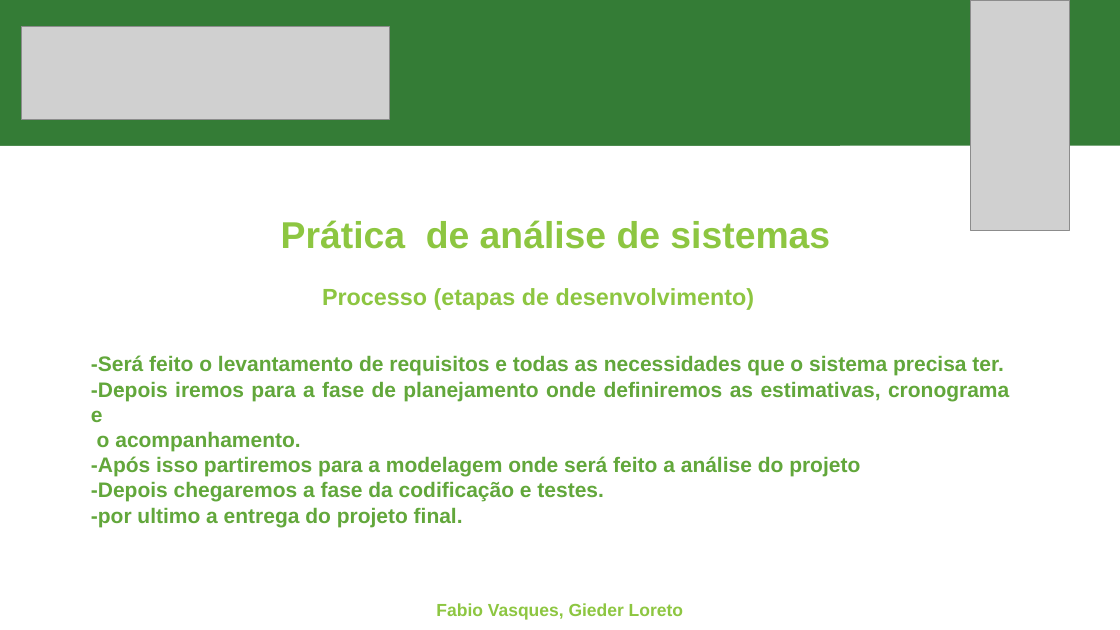
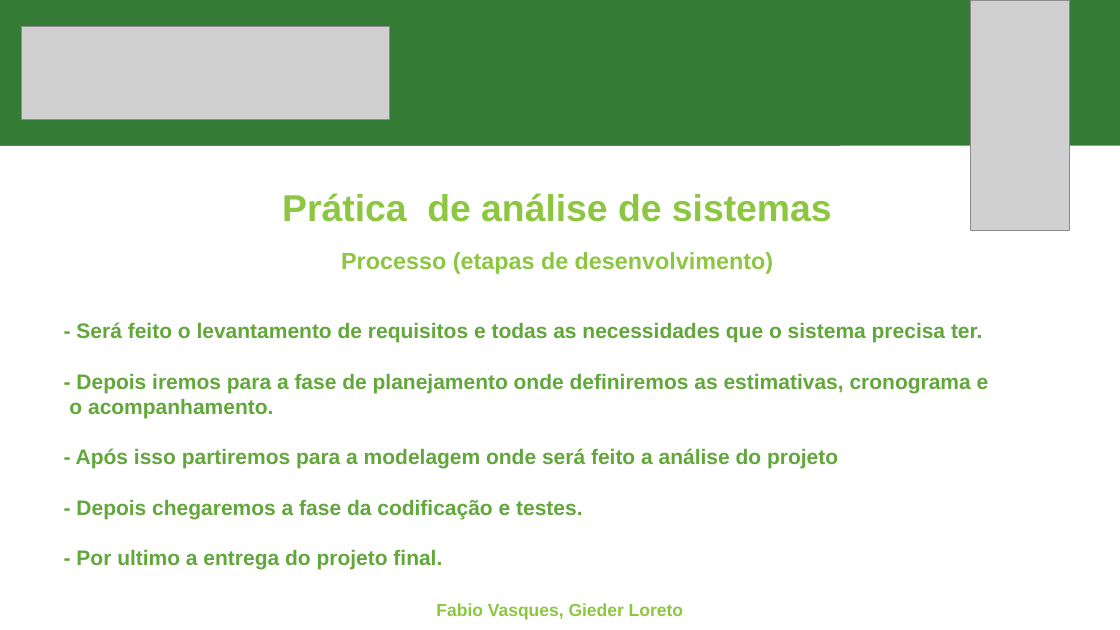
Before and after one commit to fabioportovasques/projeto-sus, a slide deck: slide 2 of primeira entrega.pptx. Drawn at 1120x630 pixels with LibreOffice and Linux fonts; fonts in the diff are those of the drawing; grey boxes stand for pictures. Boxes give left, top, right and bottom in pixels: in the first picture for what was removed or moved away, otherwise in the second. Text is boxed around its words. In the diff, an @@ line names an element or a change of style, - is before the commit and + after.

Commit message:
Revisao apresentacao com Logos + cronograma README

```diff
--- a/primeira entrega.pptx
+++ b/primeira entrega.pptx
@@ text "Prática de análise de sistemas": place and size @@
-text "Prática de análise de sistemas" at bbox=[281, 220, 830, 249]
+text "Prática de análise de sistemas" at bbox=[282, 193, 832, 222]
@@ text "Processo (etapas de desenvolvimento)": place and size @@
-text "Processo (etapas de desenvolvimento)" at bbox=[322, 288, 754, 310]
+text "Processo (etapas de desenvolvimento)" at bbox=[341, 252, 773, 274]
@@ text "- Será feito o levantamento ...": place and size @@
-text "- Será feito o levantamento ..." at bbox=[91, 355, 1009, 527]
+text "- Será feito o levantamento ..." at bbox=[69, 322, 989, 570]
@@ text at bbox=[76, 322, 989, 393]: spaces changed @@
--Será feito o levantamento de requisitos e todas as necessidades que o sistema precisa ter.
--Depois iremos para a fase de planejamento onde definiremos as estimativas, cronograma e
+- Será feito o levantamento de requisitos e todas as necessidades que o sistema precisa ter.
+- Depois iremos para a fase de planejamento onde definiremos as estimativas, cronograma e
@@ text at bbox=[76, 448, 838, 570]: text changed @@
--Após isso partiremos para a modelagem onde será feito a análise do projeto
--Depois chegaremos a fase da codificação e testes.
--por ultimo a entrega do projeto final.
+- Após isso partiremos para a modelagem onde será feito a análise do projeto
+- Depois chegaremos a fase da codificação e testes.
+- Por ultimo a entrega do projeto final.
```
Also in this commit, not shown: 5 other slides changed, 1 slide added, 1 other file.
